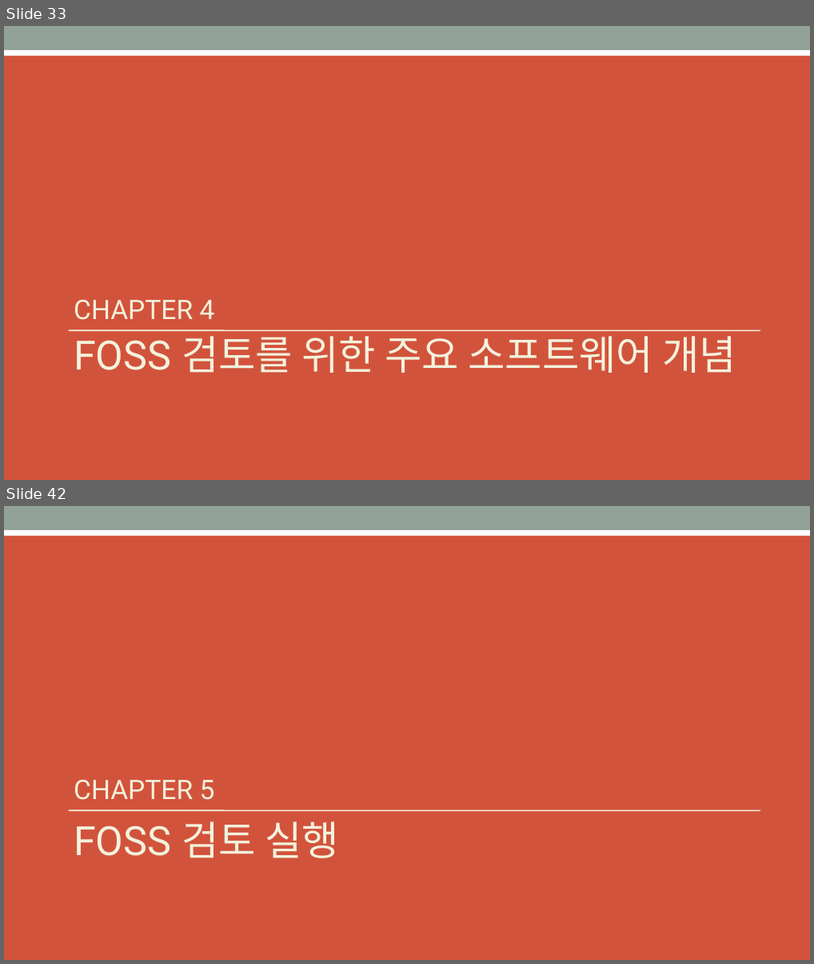
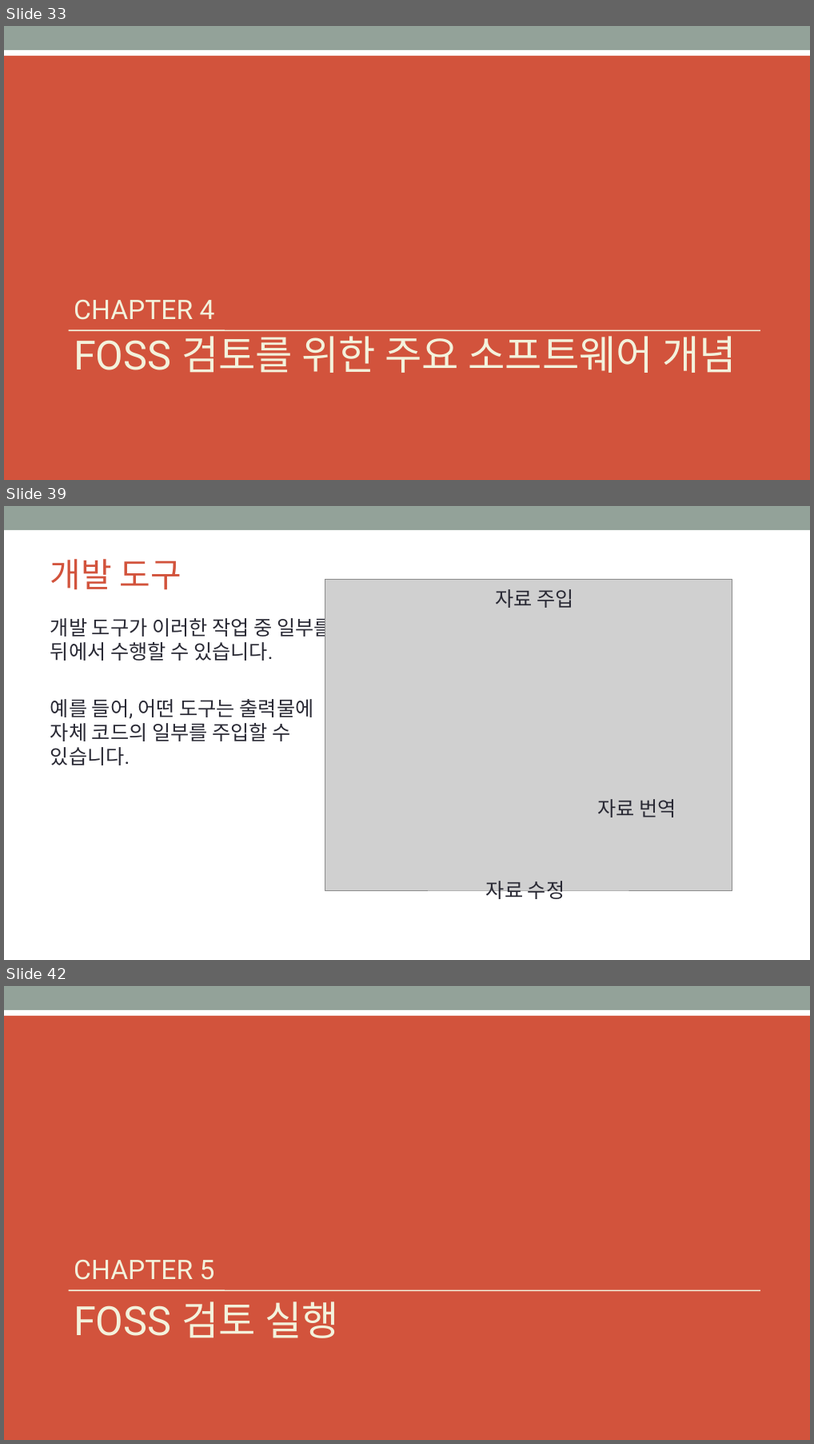
Before and after one commit to OpenChain-KWG/Curriculum-Translation-KR, a slide deck: target/slides/openchain-curriculum-for-1-1.pptx. Shown one above the other, each under a label of ours: slides 33 and 42 before the commit, slides 33, 39 and 42 after it; the slides between them are not shown. The pictures are 814x964 and 814x1444 pixels, drawn with LibreOffice and Linux fonts; fonts in the diff are those of the drawing; grey boxes stand for pictures; background and template pictures are left out. Boxes give left, top, right and bottom in pixels: in the first picture for what was removed or moved away, otherwise in the second. Text is boxed around its words. In the diff, an @@ line names an element or a change of style, - is before the commit and + after.

```diff
--- a/target/slides/openchain-curriculum-for-1-1.pptx
+++ b/target/slides/openchain-curriculum-for-1-1.pptx
@@ slide 39 added at bbox=[4, 506, 810, 960], background #FFFFFF; not listed: 1 template element that a slide beside it also shows @@
@@ title added at bbox=[50, 559, 182, 590], 40 pt, text #D2533C @@
+개발 도구
@@ picture added at bbox=[325, 579, 732, 890] @@
@@ text added at bbox=[495, 589, 574, 608], 24 pt, text #292934 @@
+자료 주입
@@ text added at bbox=[50, 614, 333, 765], 24 pt, text #292934 @@
+개발 도구가 이러한 작업 중 일부를 뒤에서 수행할 수 있습니다.
+예를 들어, 어떤 도구는 출력물에 자체 코드의 일부를 주입할 수 있습니다.
@@ text added at bbox=[598, 799, 676, 817], 24 pt, text #292934 @@
+자료 번역
@@ text added at bbox=[486, 880, 565, 904], 24 pt, text #292934 @@
+자료 수정
```
Also in this commit, not shown: 7 other slides added, 8 slides removed, 6 other files.
